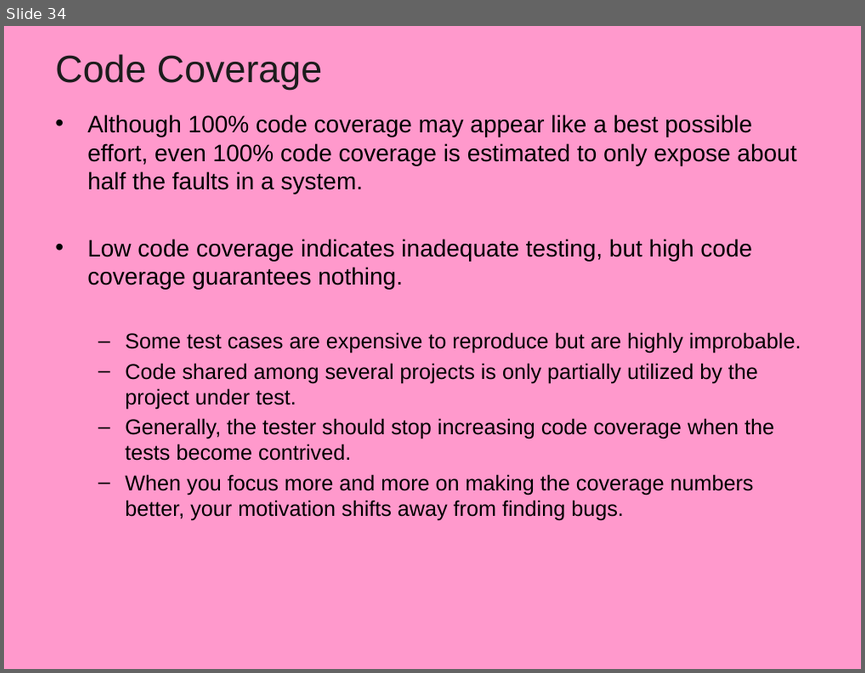
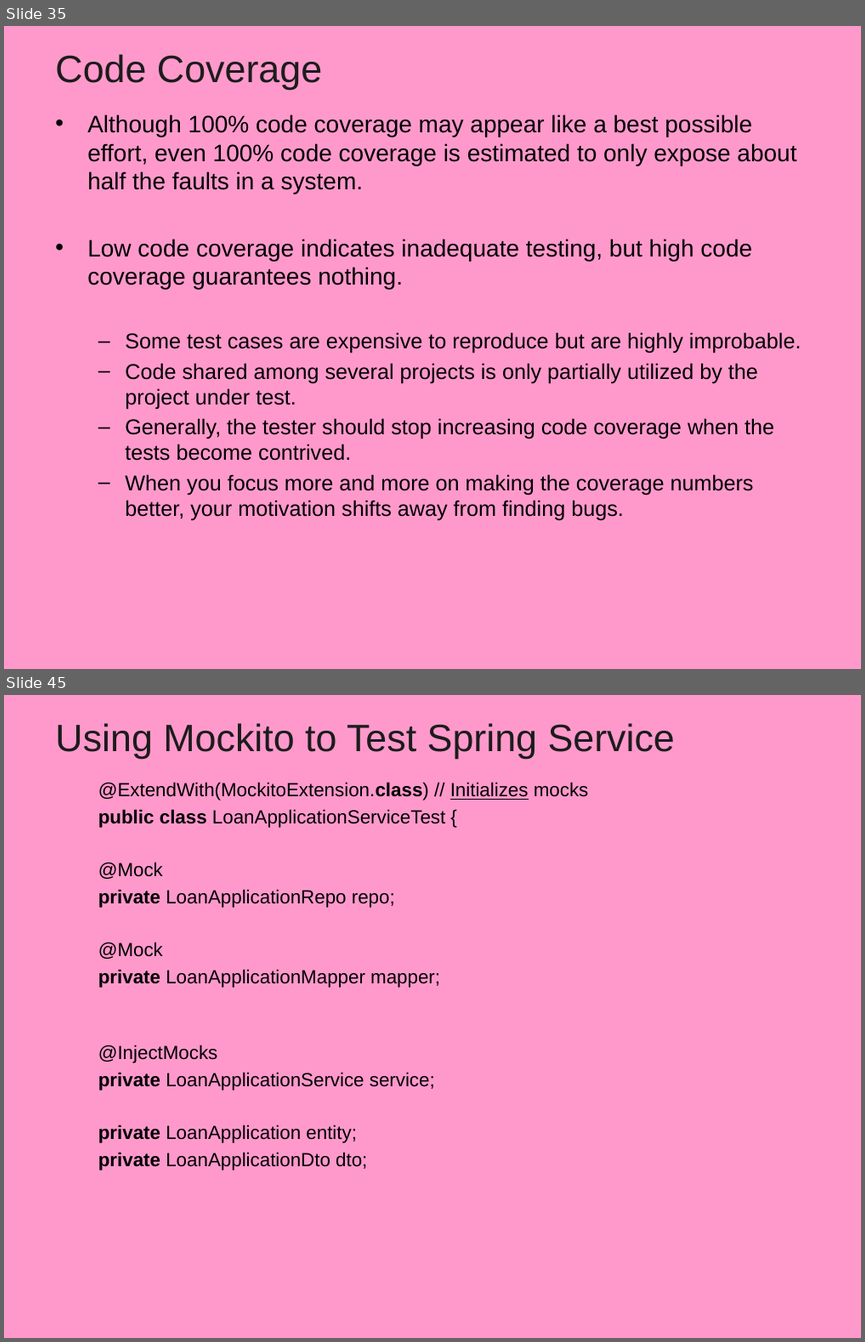
Before and after one commit to vatsanTraining/training_jan_2026, a slide deck: 14_Junit5.pptx. Shown one above the other, each under a label of ours: slide 34 before the commit, slides 35 and 45 after it; the slides between them are not shown. The pictures are 865x673 and 865x1342 pixels, drawn with LibreOffice and Linux fonts; fonts in the diff are those of the drawing; background and template pictures are left out. Boxes give left, top, right and bottom in pixels: in the first picture for what was removed or moved away, otherwise in the second. Text is boxed around its words. In the diff, an @@ line names an element or a change of style, - is before the commit and + after.

```diff
--- a/14_Junit5.pptx
+++ b/14_Junit5.pptx
@@ slide 45 added at [4,695,861,1338], background picture (left out) @@
@@ title added at [55,723,675,759], 32 pt, text #1C1C1C @@
+Using Mockito to Test Spring Service
@@ text added at [98,782,589,1170], 16 pt, text #000000 @@
+  @ExtendWith(MockitoExtension.class) // Initializes mocks
+  public class LoanApplicationServiceTest {
+  @Mock
+  private LoanApplicationRepo repo;
+  @Mock
+  private LoanApplicationMapper mapper;
+  @InjectMocks
+  private LoanApplicationService service;
+  private LoanApplication entity;
+  private LoanApplicationDto dto;
@@ what was slide 34 is now slide 35 @@
```
Also in this commit, not shown: 2 slides changed, 24 other slides added, 6 slides removed.
